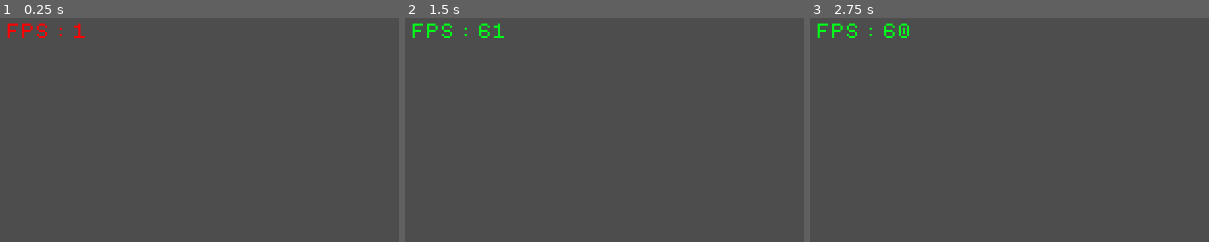
Above: before the commit, frames 1-3 (left to right).
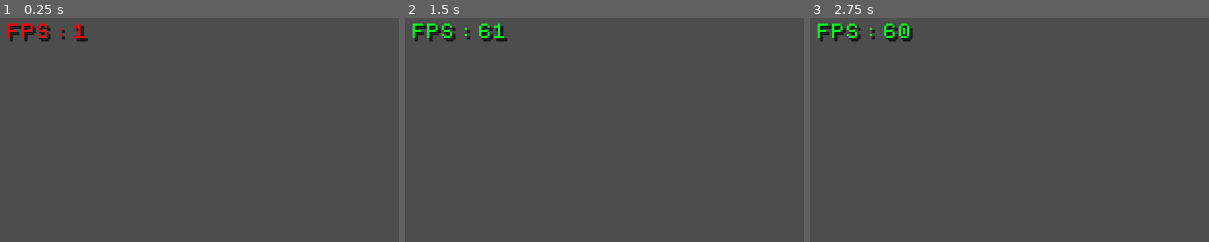
Above: after the commit, the same moments.

Repository: 8by4/game-development-club-long-term-project
Game: Godot game, scene res://ui/debug/fps_counter.tscn
The game is run twice, just before and just after one commit, with the same random seed, the same clock (stepped at 60 frames per second) and the same inputs. This scene is started directly instead of the project's main scene.
Inputs:
- Up to frame 1 (0.25 s): no input
- Up to frame 2 (1.5 s): tap Enter at 0.5 s; tap Tab at 0.6, 1.35 s
- Up to frame 3 (2.75 s): tap Space at 2 s; tap Tab at 2.1 s
The pictures show only the part of the screen within x 0-50%, y 0-50%; the shares and areas given below are measured in that part.

The runs differ from the first frame. In frame 1, 0.4% of the frame differs, in the area x 2-23%, y 3-11%; in frame 2, 0.5%; in frame 3, 0.6%, in the area x 2-26%, y 3-11%.

Commit message:
added text shadow to the fps counter

Diff:
--- a/ui/debug/fps_counter.tscn
+++ b/ui/debug/fps_counter.tscn
@@ -5,6 +5,9 @@
 [sub_resource type="LabelSettings" id="LabelSettings_y2h1y"]
 font = ExtResource("1_0rg4n")
 font_size = 24
+shadow_size = 4
+shadow_color = Color(0, 0, 0, 0.5019608)
+shadow_offset = Vector2(4, 4)
 
 [sub_resource type="GDScript" id="GDScript_8dr5v"]
 resource_name = "fps_counter"
